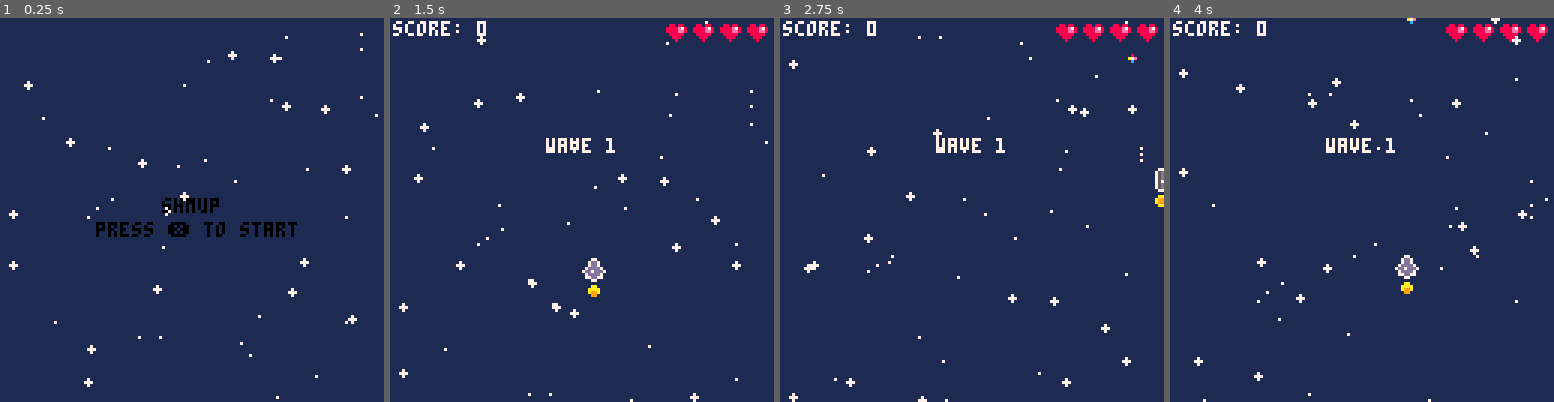
Above: before the commit, frames 1-4 (left to right).
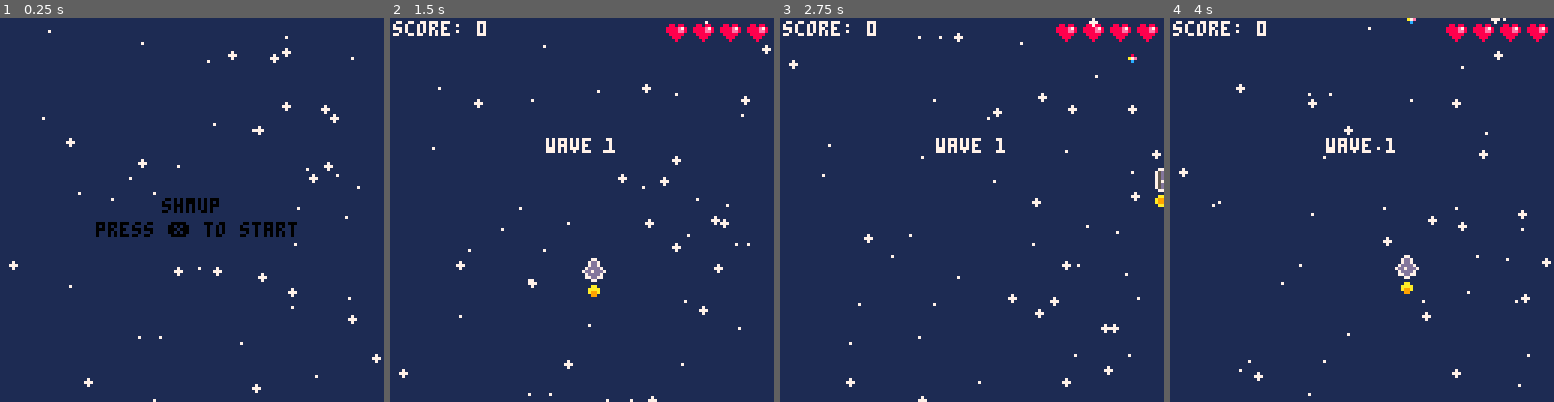
Above: after the commit, the same moments.

Repository: ehmtang/shmup_p8
Game: PICO-8 cartridge cart.p8
The game is run twice, just before and just after one commit, with the same random seed, the same clock (stepped at 60 frames per second) and the same inputs.
Inputs:
- Up to frame 1 (0.25 s): no input
- Up to frame 2 (1.5 s): tap X (X key) at 0.33, 1.07 s; tap O (Z key) at 0.7 s
- Up to frame 3 (2.75 s): hold Right 1.6-2.1 s; tap O (Z key) at 1.7, 2.1, 2.5 s; tap X (X key) at 1.85 s; hold Up 2.15-2.42 s; hold Right from 2.47 s (still down)
- Up to frame 4 (4 s): tap O (Z key) at 2.9, 3.3, 3.7 s; tap X (X key) at 2.97 s; release Right at 3.03 s; hold Left 3.08-3.58 s; hold Down 3.63-3.97 s

The runs differ from the first frame. In frame 1, 0.8% of the frame differs, in the area x 2-100%, y 3-100%; in frame 2, 0.8%, in the area x 2-100%, y 4-100%; in frame 3, 0.8%; in frame 4, 0.8%.

Commit message:
camera shake

Diff:
--- a/oop_template/oop_template.p8
+++ /dev/null
@@ -1,187 +0,0 @@
-pico-8 cartridge // http://www.pico-8.com
-version 42
-__lua__
-
-pal(0, 129, 1) -- turn black to dark blue
-
--- START MAIN
-function _init()
-    flowstate_manager:set_state(splash_fs)
-end
-
-function _update()
-    flowstate_manager:update_state()
-end
-
-function _draw()
-    cls()
-    flowstate_manager:draw_state()
-end
--- END MAIN
-
--- Base class from all objects are derived from
-global = _ENV
-
-class = setmetatable(
-    {
-        new = function(_ENV, tbl)
-            tbl = tbl or {}
-            setmetatable(tbl, { __index = _ENV })
-            return tbl
-        end, init = function() end
-    }, { __index = _ENV }
-)
-
--- Base gameobject class
-game_object = class:new({
-    x = 0,
-    y = 0,
-    active = true,
-
-    init = function(_ENV)
-    end,
-
-    update = function(_ENV)
-    end,
-
-    draw = function(_ENV)
-    end
-})
-
--- Stars derived from gameobject
-star = game_object:new({
-    spd = .5,
-    rad = 0,
-    clr = 13,
-
-    update = function(_ENV)
-        y += spd
-
-        if y - rad > 137 then
-            y = -rad
-            splash_fs.score += 1
-        end
-    end,
-
-    draw = function(_ENV)
-        circfill(x, y, rad, clr)
-    end
-})
-
-far_star = star:new({
-    clr = 1,
-    spd = .25,
-    rad = 0
-})
-
-near_star = star:new({
-    clr = 7,
-    spd = .75,
-    rad = 1,
-
-    new = function(self, tbl)
-        tbl = star.new(self, tbl)
-        tbl.spd = tbl.spd + rnd(.5)
-        return tbl
-    end
-})
-
--------------------------------------------
-
-flowstate = class:new({
-
-    begin = function(_ENV)
-    end,
-
-    update = function(_ENV)
-        return nil
-    end,
-
-    draw = function(_ENV)
-    end,
-
-    finish = function(_ENV)
-    end
-})
-
-splash_fs = flowstate:new({
-    begin = function(_ENV)
-        local STAR_COUNT = 50
-
-        score = 0
-        stars = {}
-        star_types = { star, near_star, far_star }
-
-        for i = 1, STAR_COUNT do
-            local star_type = rnd(star_types)
-            add(stars, star_type:new({ x = rnd(127), y = rnd(127) }))
-        end
-    end,
-
-    update = function(_ENV)
-        foreach(stars, function(star) star:update() end)
-        return nil
-    end,
-
-    draw = function(_ENV)
-        foreach(stars, function(star) star:draw() end)
-        print("score: " .. score, 8, 8, 7)
-
-        local txt = "splash screen"
-        print(txt, 64 - (#txt * 2), 60, 12)
-        txt = "press ❎ to start"
-        print(txt, 64 - (#txt * 2), 68, 12)
-
-        print(#stars, 120, 5, 7)
-
-    end,
-
-    finish = function(_ENV)
-    end
-})
-
-
-flowstate_manager = class:new({
-    fstate = flowstate:new(),
-    new_state = nil,
-
-    update_state = function(_ENV)
-        -- Allow state transitions based on the current state's update
-        new_state = fstate:update()
-        if (new_state ~= nil) then
-            _ENV:set_state(new_state)
-            new_state = nil
-        end
-    end,
-
-    draw_state = function(_ENV)
-        fstate:draw()
-    end,
-
-    set_state = function(_ENV, fs)
-        fstate:finish()
-        fstate = fs
-        fstate:begin()
-    end
-})
-
-g_obj_manager = class:new({
-    g_objs = {},
-
-    update = function(_ENV)
-        foreach(g_objs, function(obj) obj:update() end)
-        _ENV:delete_inactive()
-    end,
-
-    draw = function(_ENV)
-        foreach(g_objs, function(obj) obj:draw() end)
-    end,
-
-    delete_inactive = function(_ENV)
-        for obj in all(g_objs) do
-            if not obj.active then
-                del(g_objs, obj)
-            end
-        end
-    end,
-})
--- a/scripts/main.lua
+++ b/scripts/main.lua
@@ -3,6 +3,7 @@
 -- Main function
 function _init()
     cls()
+    camera_obj:init()
     flowstate_manager:set_state(splash_fs)
 end
 
@@ -10,6 +11,7 @@
 function _update()
     g_time += g_dt
     global.g_blink += 1
+    camera_obj:update()
     g_obj_manager:update()
     flowstate_manager:update_state()
 end
--- a/scripts/objects/camera.lua
+++ b/scripts/objects/camera.lua
@@ -1,16 +1,59 @@
-camera_obj = game_object:new({
+camera_obj = class:new({
     x = 0,
     y = 0,
     offX = 0,
     offY = 0,
     name = "cam",
 
+    cx1 = {},
+    cx2 = {},
+    cx3 = {},
+
+    cy1 = {},
+    cy2 = {},
+    cy3 = {},
+
+    shake_time = 0,  -- Timer for how long shake lasts
+    shake_amplitude = 0,
+    timer = 0,
+
+    init = function (_ENV)
+        _ENV:set_rnd_coeffs()
+    end,
+
     update = function(_ENV)
+        if shake_time > 0 then
+            shake_time = shake_time - g_dt  -- Decrease shake time
+
+            local fx1 = cx1[1] * sin(cx1[2] * g_time + cx1[3])
+            local fx2 = cx2[1] * sin(cx2[2] * g_time + cx2[3])
+            local fx3 = cx3[1] * sin(cx3[2] * g_time + cx3[3])
+            offX = (fx1 + fx2 + fx3) * shake_amplitude
+
+            local fy1 = cy1[1] * sin(cy1[2] * g_time + cy1[3])
+            local fy2 = cy2[1] * sin(cy2[2] * g_time + cy2[3])
+            local fy3 = cy3[1] * sin(cy3[2] * g_time + cy3[3])
+            offY = (fy1 + fy2 + fy3) * shake_amplitude
+        else
+            offX, offY = 0, 0
+        end
+
         camera(x + offX, y + offY)
     end,
 
-    set_shake = function(_ENV, amplitude, angle)
-        offX = amplitude * cos(angle)
-        offY = amplitude * sin(angle)
+    set_rnd_coeffs = function (_ENV)
+        for i = 1, 3 do
+            cx1[i] = rnd()*rnd(10) - 5
+            cx2[i] = rnd()*rnd(10) - 5
+            cx3[i] = rnd()*rnd(10) - 5
+            cy1[i] = rnd()*rnd(10) - 5
+            cy2[i] = rnd()*rnd(10) - 5
+            cy3[i] = rnd()*rnd(10) - 5
+        end
+    end,
+
+    set_shake = function(_ENV, amplitude, duration)
+        shake_amplitude = amplitude
+        shake_time = duration
     end
 })
--- a/scripts/objects/enemy.lua
+++ b/scripts/objects/enemy.lua
@@ -176,3 +176,19 @@
         end
     end,
 })
+
+
+enemyA_obj = enemy_obj:new({
+    init = function(_ENV)
+        game_object:init()
+        spr_id = 21
+        anim_spd = 0.2
+        nframes = 4
+        name = "enemy"
+        rad = 10
+        spr_w = 8
+        spr_h = 8
+        layer = LAYER_ENEMY
+        mask = LAYER_PLAYER | LAYER_PLAYER_BULLET
+    end,
+})
--- a/scripts/objects/player.lua
+++ b/scripts/objects/player.lua
@@ -18,6 +18,9 @@
     lives = 4,
     full_heart_spr = 14,
     empty_heart_spr = 15,
+
+    is_hit = false,
+    invulerable_time = 30,
 
     init = function(_ENV)
         game_object:init()
@@ -43,6 +46,8 @@
         lives = 4
         full_heart_spr = 14
         empty_heart_spr = 15
+        is_hit = false
+        invulerable_time = 30
         layer = LAYER_PLAYER
         mask = (LAYER_ENEMY | LAYER_ENEMY_BULLET)
     end,
@@ -68,7 +73,16 @@
         end
 
 
-
+        if is_hit then
+            invulerable_time -= 1
+            mask = 0
+
+            if invulerable_time <= 0 then
+               is_hit = false
+               mask = (LAYER_ENEMY | LAYER_ENEMY_BULLET)
+               invulerable_time = 30
+            end
+        end
 
 
         -- clamp velocities
@@ -183,17 +197,46 @@
             local l = g_obj.layer
 
             -- collision with enemy
-            if l == LAYER_ENEMY then
+            if l == LAYER_ENEMY and not is_hit then
                 sfx(1)
                 g_obj.lives -= 1
                 lives -= 1
+                is_hit = true
 
             -- collision with enemy bullets
-            elseif l == LAYER_ENEMY_BULLET then
+            elseif l == LAYER_ENEMY_BULLET and not is_hit then
                 sfx(1)
                 g_obj.active = false
                 lives -= 1
-            end
+                is_hit = true
+            end
+
+            camera_obj:set_shake(0.5, 0.5)
+
+            -- spark particles
+            for i = 1, 5 + rnd(5) do
+                local particle = particle_object:new({
+                    pos_x = pos_x + 4,
+                    pos_y = pos_y + 4,
+                    vel_x = rnd() - 0.5,
+                    vel_y = rnd() - 0.5,
+                    clr = 7,
+                    rad = 0,
+                })
+                add(g_obj_manager.p_objs, particle)
+            end
+
+            -- shockwave particle
+            local particle = particle_object:new({
+                pos_x = pos_x + 4,
+                pos_y = pos_y + 4,
+                clr = 7,
+                rad = 1 + rnd(2),
+                rad_inc = 0.2,
+                clear = true,
+                age = 20
+            })
+            add(g_obj_manager.p_objs, particle)
         end
     end,
 
--- a/scripts/scenes/level.lua
+++ b/scripts/scenes/level.lua
@@ -13,6 +13,7 @@
     timer_between_waves = 0,
     wave_queue_idx = 0,
 
+    enemies = {},
 
     add_wave = function(_ENV, x, y, rows, cols)
         add(wave_queue, { x, y, rows, cols })
@@ -23,7 +24,9 @@
             x = x0 + i * 10
             for j = 1, col, 1 do
                 y = y0 + j * 10
-                add(g_obj_manager.g_objs, enemy_obj:new({ pos_x = x, pos_y = y, n_wave = n_wave }))
+                enemy = enemy_obj:new({ pos_x = x, pos_y = y, n_wave = n_wave })
+                add(enemies, enemy)
+                add(g_obj_manager.g_objs, enemy)
             end
         end
     end,
@@ -35,22 +38,13 @@
         _ENV:add_wave(30, 30, 5, 5)
     end,
 
-    is_ready = function(_ENV)
-        local live_enemies = {}
-
-        for obj in all(g_obj_manager.g_objs) do
-            if obj.layer == LAYER_ENEMY then
-                add(live_enemies, obj)
+    is_ready_for_next_queue = function(_ENV)
+        for obj in all(enemies) do
+            if obj.active then
+                return false
             end
         end
-
-        -- Check if any enemies with the current wave number are still active
-        for obj in all(live_enemies) do
-            if obj.n_wave == n_wave and obj.active then
-                return false -- Enemies still exist, not ready for the next wave
-            end
-        end
-        return true -- All enemies defeated, ready for next wave
+        return true
     end,
 
     begin = function(_ENV)
@@ -78,13 +72,13 @@
             timer_between_waves += g_dt
 
             -- Check if all waves have been spawned
-            if wave_queue_idx >= #wave_queue then
+            if wave_queue_idx >= #wave_queue and _ENV:is_ready_for_next_queue() then
                 n_wave += 1
                 state = LVL_ENTER
                 wave_queue = {}    -- Clear previous wave queue
                 wave_queue_idx = 0 -- Reset index
                 return
-            elseif _ENV:is_ready() then
+            elseif _ENV:is_ready_for_next_queue() then
                 wave_queue_idx += 1
                 local wave_desc = wave_queue[wave_queue_idx]
                 _ENV:spawn_wave(wave_desc[1], wave_desc[2], wave_desc[3], wave_desc[4])
--- a/scripts/utilities/globals.lua
+++ b/scripts/utilities/globals.lua
@@ -57,7 +57,16 @@
 --     return dx * dx + dy * dy <= (b.rad + a.rad) ^ 2
 -- end
 
+-- a and b are gameobjects
 function aabb_intersect(a, b)
     return a.spr_x + a.spr_w >= b.spr_x and a.spr_x <= b.spr_x + b.spr_w and
         a.spr_y + a.spr_h >= b.spr_y and a.spr_y <= b.spr_y + b.spr_h
 end
+
+function lerp(a, b, t)
+    return a + (b - a) * t
+end
+
+function easeOutQuad(x)
+    return 1 - (1 - x) * (1 - x);
+end
Not shown, changed: the music (__music__) section of cart.p8
Not shown, changed: the sound effects (__sfx__) section of cart.p8
